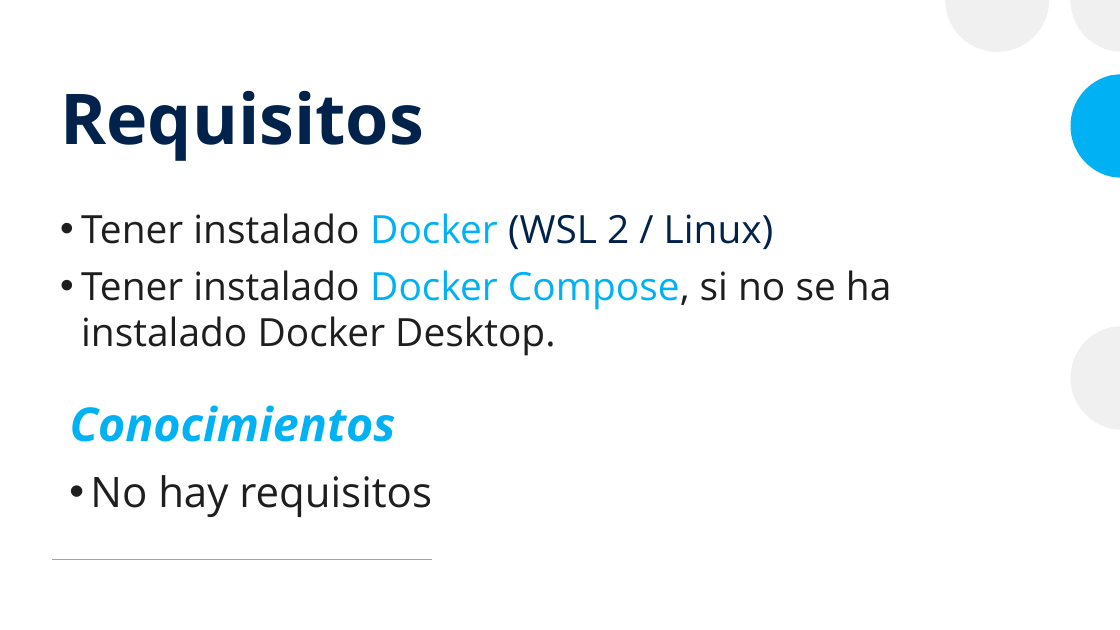
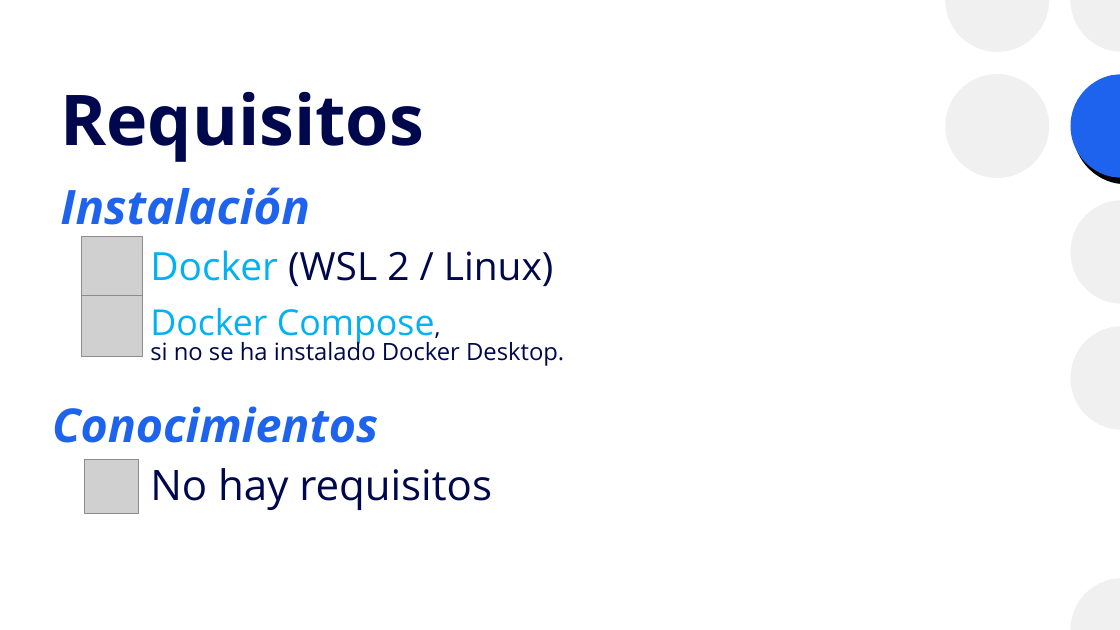
Before and after one commit to josanri/docker-workshop, a slide deck: slide 3 of Introducción a Docker.pptx. Drawn at 1120x630 pixels with LibreOffice and Linux fonts; fonts in the diff are those of the drawing; grey boxes stand for pictures. Boxes give left, top, right and bottom in pixels: in the first picture for what was removed or moved away, otherwise in the second. Text is boxed around its words. In the diff, an @@ line names an element or a change of style, - is before the commit and + after.

Commit message:
Updated design of presentation

```diff
--- a/Introducción a Docker.pptx
+++ b/Introducción a Docker.pptx
@@ rectangle removed at (x1=0, y1=0, x2=1120, y2=630) @@
@@ title "Requisitos" at (x1=60, y1=91, x2=424, y2=162): text colour #00224B to #00084D @@
@@ ellipse added at (x1=945, y1=74, x2=1049, y2=178), fill #EFF0EF @@
@@ freeform shape removed at (x1=1070, y1=74, x2=1120, y2=177) @@
@@ freeform shape removed at (x1=1070, y1=74, x2=1120, y2=177) @@
@@ freeform shape added at (x1=1070, y1=74, x2=1120, y2=177), fill #1D63ED @@
@@ text added at (x1=60, y1=187, x2=310, y2=237), 40.7 pt, text #1D63ED, bold, italic @@
+Instalación
@@ freeform shape removed at (x1=1070, y1=200, x2=1120, y2=303) @@
@@ freeform shape added at (x1=1070, y1=200, x2=1120, y2=303), fill #EFF0EF @@
@@ picture added at (x1=81, y1=237, x2=142, y2=298) @@
@@ text at (x1=150, y1=250, x2=554, y2=286): text changed; text colour #1E1E1E to #00084D @@
-• Tener instalado Docker (WSL 2 / Linux)
-• Tener instalado Docker Compose, si no se ha instalado Docker Desktop.
+Docker (WSL 2 / Linux)
@@ picture added at (x1=81, y1=296, x2=142, y2=357) @@
@@ text added at (x1=150, y1=308, x2=564, y2=366), 20.4 pt, text #00084D @@
+Docker Compose,
+si no se ha instalado Docker Desktop.
@@ text "Conocimientos" moved from (x1=70, y1=405, x2=396, y2=442) to (x1=52, y1=406, x2=378, y2=443) @@
@@ text "Conocimientos" at (x1=52, y1=406, x2=378, y2=443): text colour #00B2F3 to #1D63ED @@
@@ picture added at (x1=85, y1=460, x2=139, y2=513) @@
@@ text "No hay requisitos" moved from (x1=90, y1=475, x2=432, y2=517) to (x1=150, y1=468, x2=492, y2=510) @@
@@ text "No hay requisitos" at (x1=150, y1=468, x2=492, y2=510): text colour #1E1E1E to #00084D; bullet • to none; line spacing 1 to 0.9 @@
@@ line removed from (52, 560) to (432, 560) @@
@@ freeform shape removed at (x1=1070, y1=578, x2=1120, y2=630) @@
@@ freeform shape added at (x1=1070, y1=578, x2=1120, y2=630), fill #EFF0EF @@
```
Also in this commit, not shown: 74 other slides changed, 9 slides added, 8 slides removed, 1 other file.
